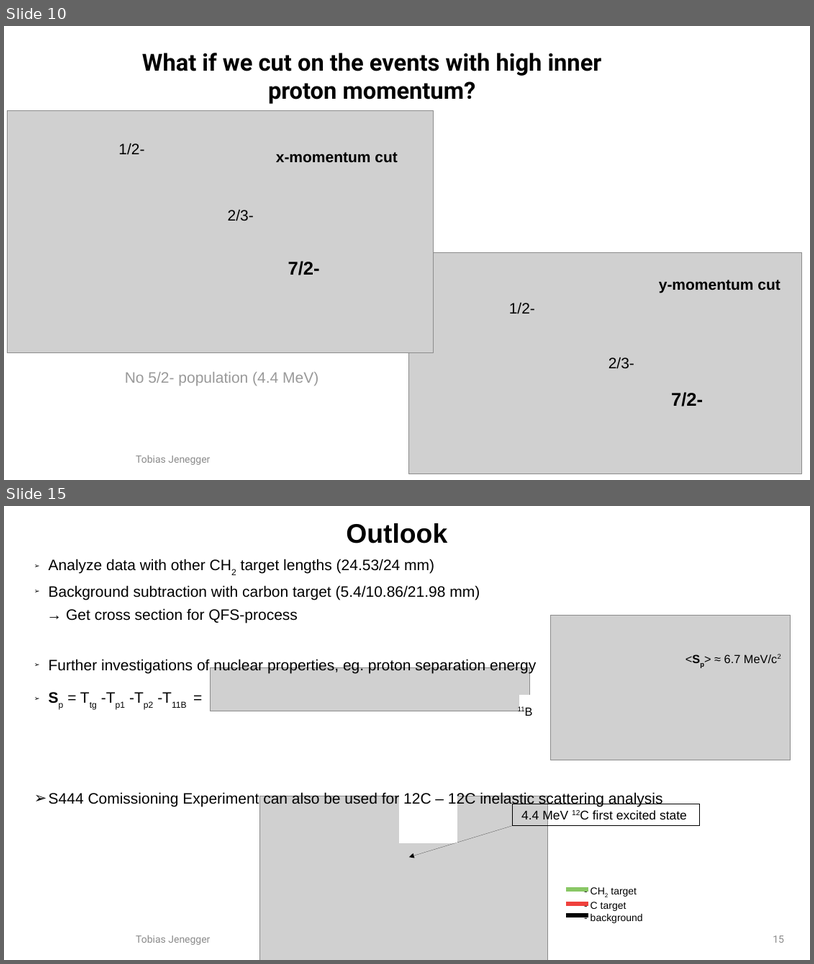
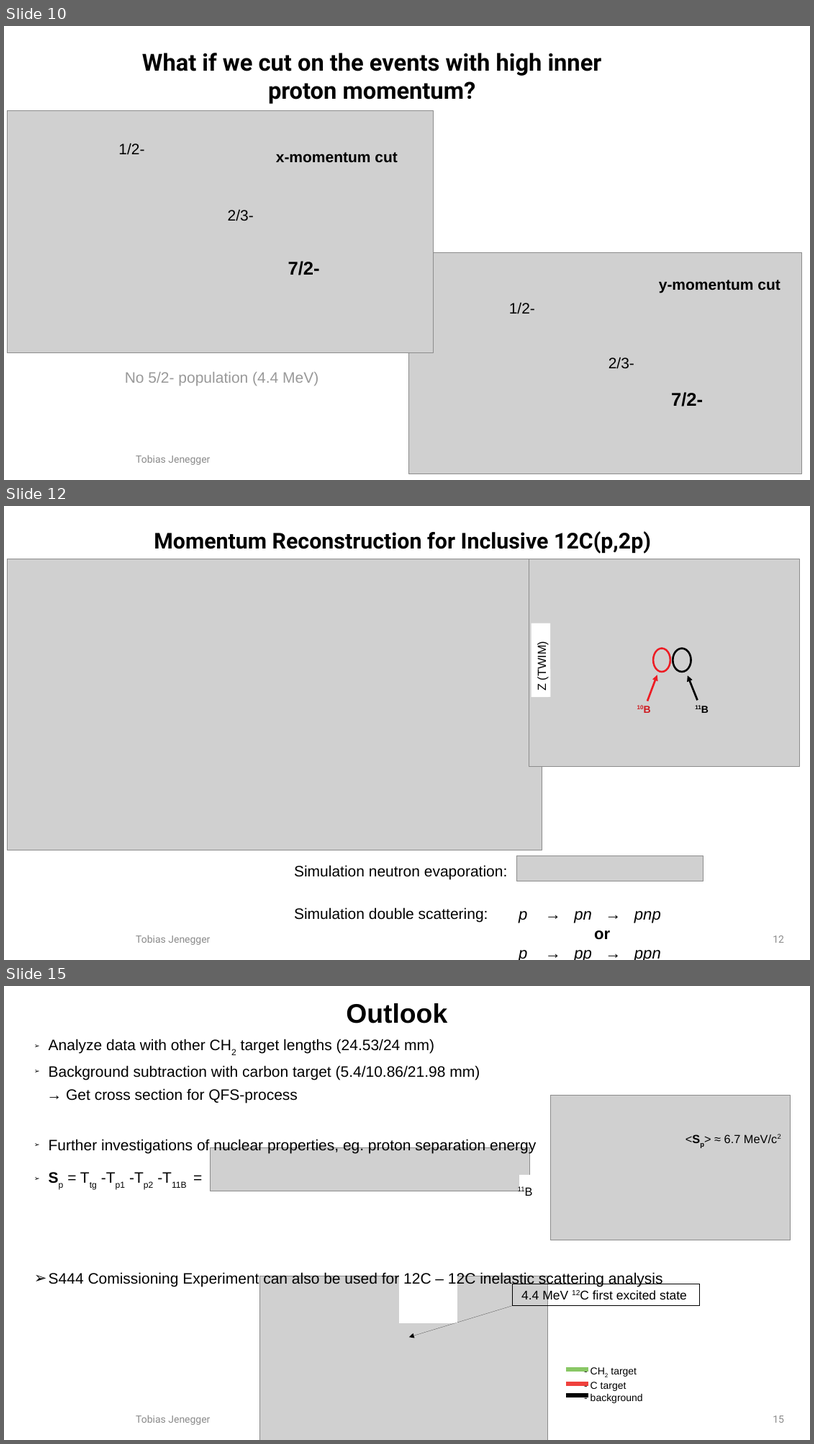
Before and after one commit to jenegger/r3bweek_2022, a slide deck: dreb_pres.odp. Shown one above the other, each under a label of ours: slides 10 and 15 before the commit, slides 10, 12 and 15 after it; the slides between them are not shown. The pictures are 814x964 and 814x1444 pixels, drawn with LibreOffice and Linux fonts; fonts in the diff are those of the drawing; grey boxes stand for pictures; background and template pictures are left out. Boxes give left, top, right and bottom in pixels: in the first picture for what was removed or moved away, otherwise in the second. Text is boxed around its words. In the diff, an @@ line names an element or a change of style, - is before the commit and + after.

```diff
--- a/dreb_pres.odp
+++ b/dreb_pres.odp
@@ slide 12 added at <box>4,506,810,960</box>, background #FFFFFF @@
@@ text added at <box>154,531,651,554</box>, 26 pt, text #000000, bold @@
+Momentum Reconstruction for Inclusive 12C(p,2p)
@@ picture added at <box>7,559,543,849</box> @@
@@ group added at <box>530,559,800,766</box>: 2 donuts, 2 arrows, 2 texts, 1 picture, 1 rectangle @@
+Z (TWIM)
+10B
+11B
@@ text added at <box>294,865,507,879</box>, 18 pt, text #000000 @@
+Simulation neutron evaporation:
@@ picture added at <box>517,856,704,881</box> @@
@@ text added at <box>294,907,489,922</box>, 18 pt, text #000000 @@
+Simulation double scattering:
@@ text added at <box>519,911,661,960</box>, 19 pt, text #000000, italic @@
+p → pn → pnp
+or
+p → pp → ppn
@@ text added at <box>136,934,210,944</box>, 12 pt, text #8B8B8B @@
+Tobias Jenegger
@@ page number added at <box>773,935,784,942</box>, 12 pt, text #8B8B8B @@
+12
```
Also in this commit, not shown: 3 slides changed, 1 slide removed, 9 other files.
